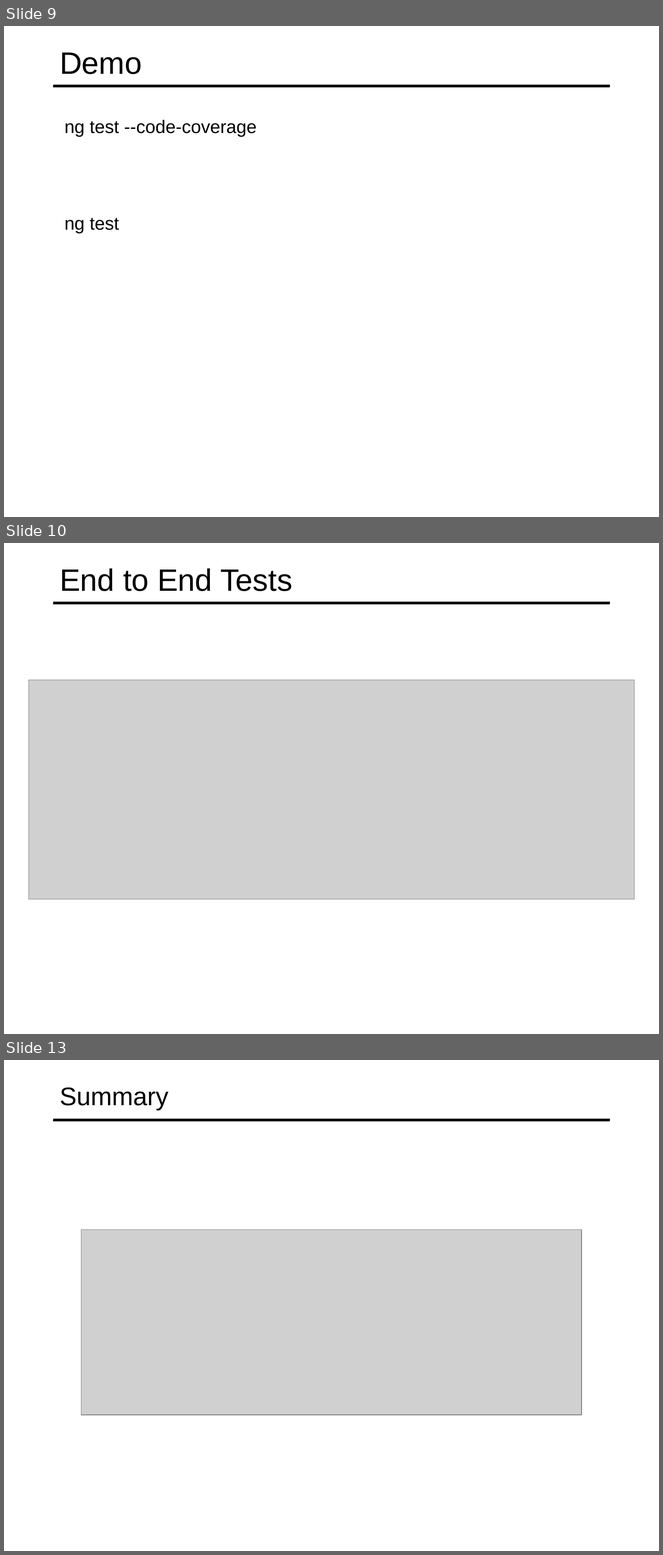
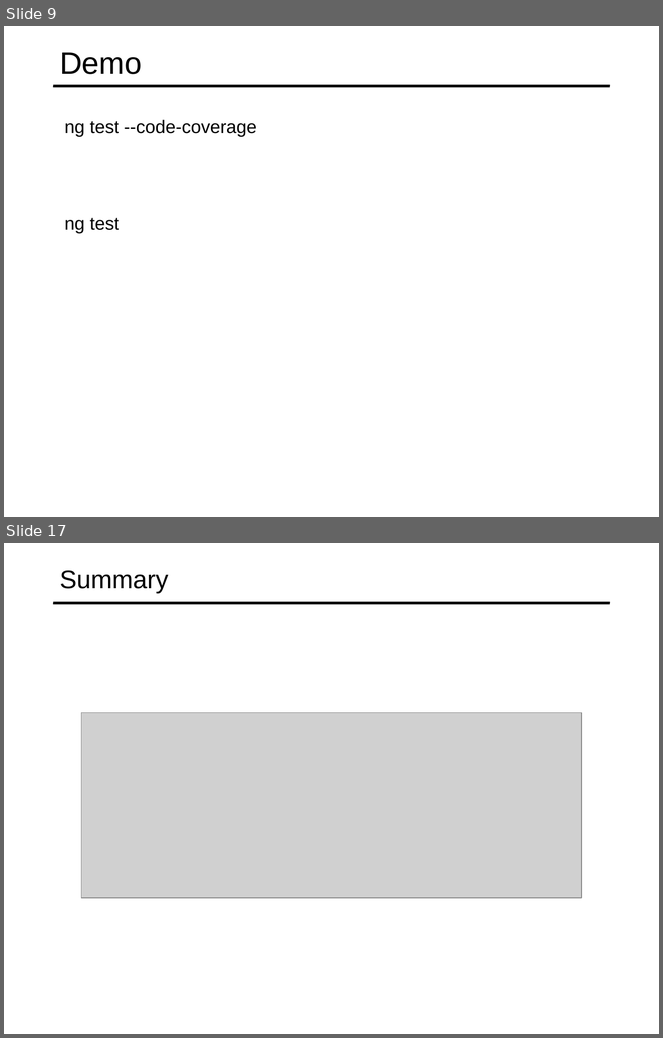
Before and after one commit to specter01wj/Jago_Link_Training, a slide deck: Angular/Angular7/Angular CLI/8.Tooling Features/L8_Tooling Features.ppt. Shown one above the other, each under a label of ours: slides 9, 10 and 13 before the commit, slides 9 and 17 after it; the slides between them are not shown. The pictures are 663x1555 and 663x1038 pixels, drawn with LibreOffice and Linux fonts; fonts in the diff are those of the drawing; grey boxes stand for pictures. Boxes give left, top, right and bottom in pixels: in the first picture for what was removed or moved away, otherwise in the second. Text is boxed around its words. In the diff, an @@ line names an element or a change of style, - is before the commit and + after.

```diff
--- a/Angular/Angular7/Angular CLI/8.Tooling Features/L8_Tooling Features.ppt
+++ b/Angular/Angular7/Angular CLI/8.Tooling Features/L8_Tooling Features.ppt
@@ slide 10 removed at bbox=[4, 543, 659, 1034], background #FFFFFF; not listed: 1 template element that a slide beside it also shows @@
@@ title removed at bbox=[60, 568, 293, 591] @@
-End to End Tests
@@ picture removed at bbox=[29, 680, 635, 899] @@
@@ what was slide 13 is now slide 17 @@
```
Also in this commit, not shown: 4 slides changed, 9 slides added, 4 other slides removed.
